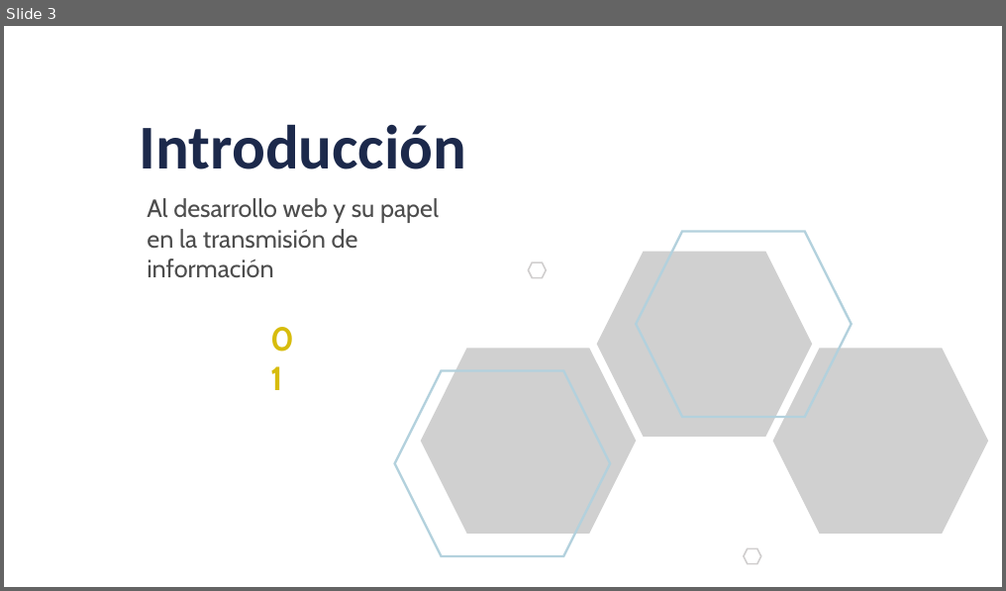
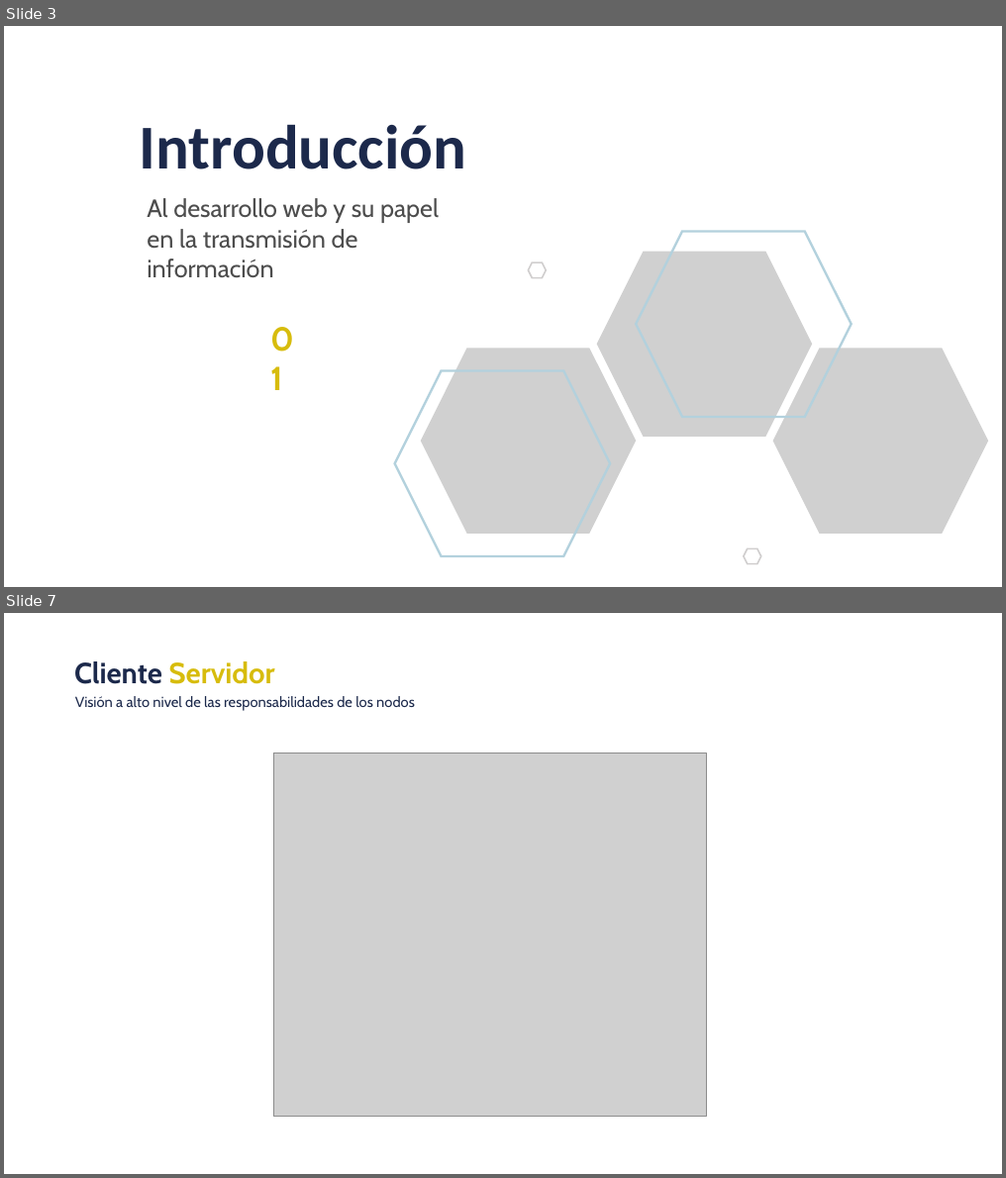
Before and after one commit to dqnid/uxcale-usal-front-presentation, a slide deck: AXPE_FRONT_TallerUSAL_.pptx. Shown one above the other, each under a label of ours: slide 3 before the commit, slides 3 and 7 after it; the slides between them are not shown. The pictures are 1006x591 and 1006x1178 pixels, drawn with LibreOffice and Linux fonts; fonts in the diff are those of the drawing; grey boxes stand for pictures; background and template pictures are left out. Boxes give left, top, right and bottom in pixels: in the first picture for what was removed or moved away, otherwise in the second. Text is boxed around its words. In the diff, an @@ line names an element or a change of style, - is before the commit and + after.

```diff
--- a/AXPE_FRONT_TallerUSAL_.pptx
+++ b/AXPE_FRONT_TallerUSAL_.pptx
@@ slide 7 added at (4,613,1002,1174), background #FFFFFF @@
@@ text added at (74,662,275,684), 28 pt, text #D7BC0C, bold @@
+Cliente Servidor
@@ text added at (75,696,415,711), 14 pt, text #1C294B @@
+Visión a alto nivel de las responsabilidades de los nodos
@@ picture added at (273,753,706,1117) @@
```
Also in this commit, not shown: 4 slides changed, 2 other slides added, 1 slide removed, 13 other files.
